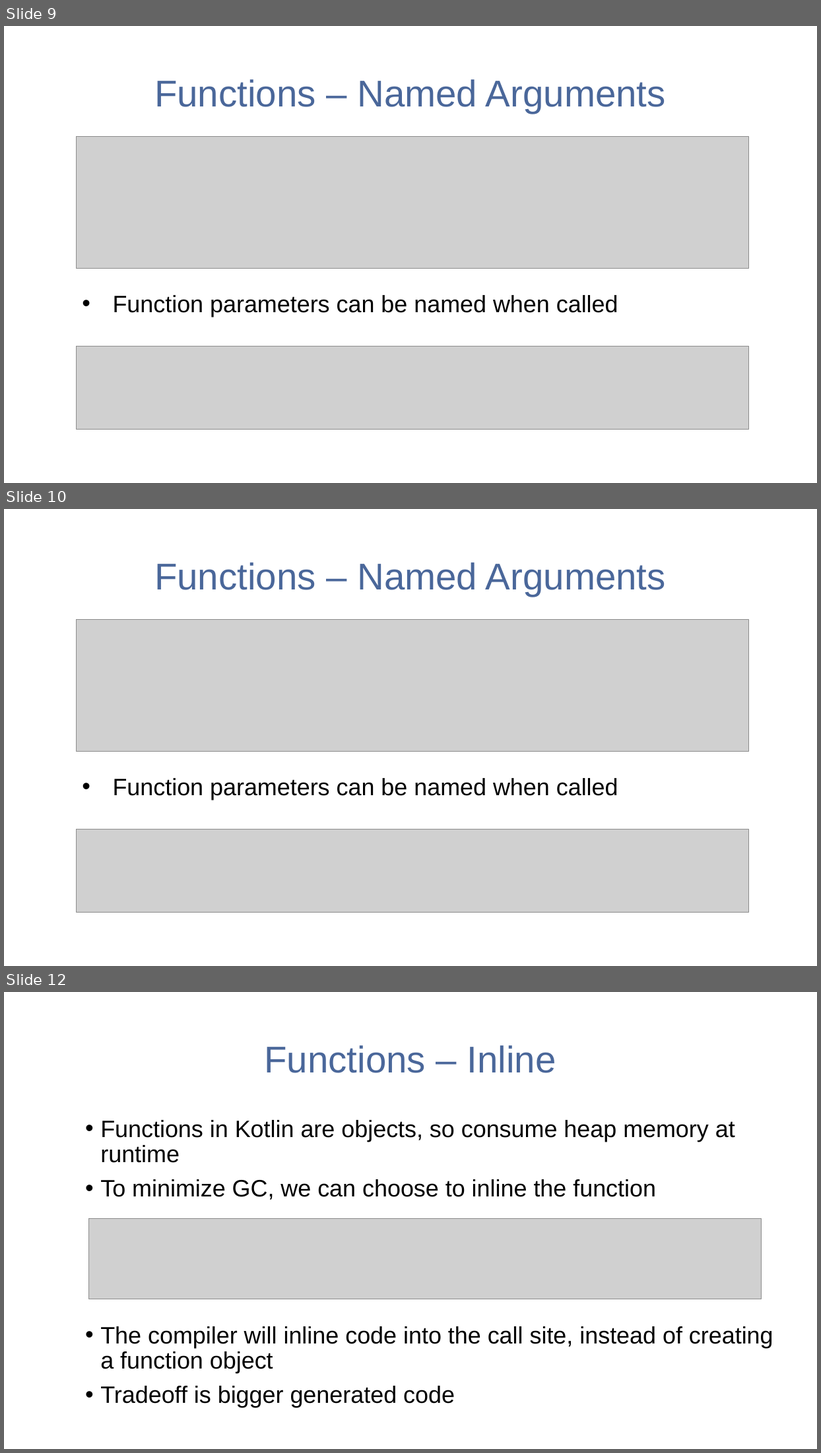
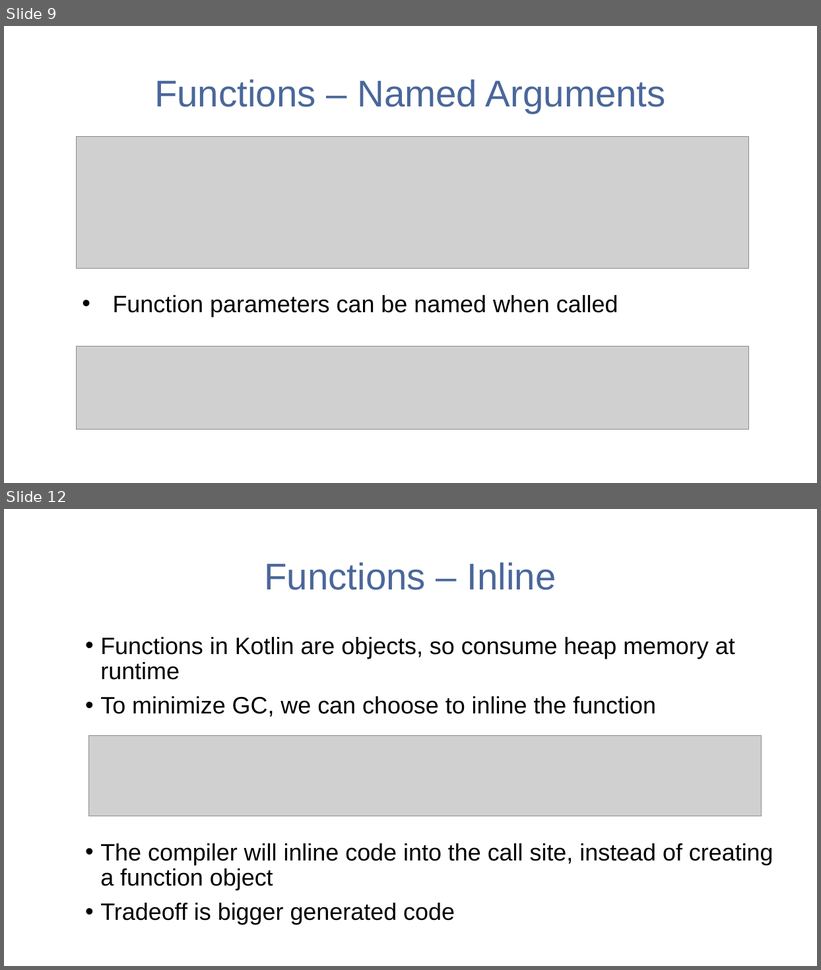
Before and after one commit to YoussefKeyrouz/Presentation-Kotlin, a slide deck: Presentation - Kotlin.pptx. Shown one above the other, each under a label of ours: slides 9, 10 and 12 before the commit, slides 9 and 12 after it; the slides between them are not shown. The pictures are 821x1453 and 821x970 pixels, drawn with LibreOffice and Linux fonts; fonts in the diff are those of the drawing; grey boxes stand for pictures. Boxes give left, top, right and bottom in pixels: in the first picture for what was removed or moved away, otherwise in the second. Text is boxed around its words. In the diff, an @@ line names an element or a change of style, - is before the commit and + after.

```diff
--- a/Presentation - Kotlin.pptx
+++ b/Presentation - Kotlin.pptx
@@ slide 10 removed at (4, 509, 817, 966), background #FFFFFF @@
@@ title removed at (154, 562, 666, 596) @@
-Functions – Named Arguments
@@ picture removed at (76, 620, 748, 752) @@
@@ text removed at (113, 778, 618, 800) @@
-• Function parameters can be named when called
@@ picture removed at (76, 830, 748, 912) @@
```
Also in this commit, not shown: 2 slides changed, 2 slides added, 1 other slide removed, 3 other files.
